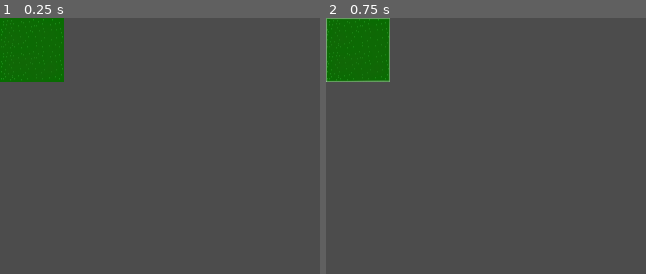
Above: before the commit, frames 1-2 (left to right).
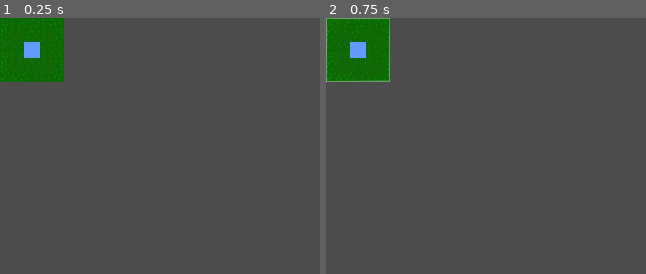
Above: after the commit, the same moments.

Repository: williamdual/GGJ2023
Game: Godot game, scene res://Scenes/water.tscn
Two runs of this game, one before a commit and one after it. Both use one fixed random seed, a clock stepped at 60 frames per second and the inputs below. The project has no main scene, so this scene is started directly.
Inputs (mouse positions are % of the whole screen's width and height, from its top left):
- Up to frame 1 (0.25 s): no input
- Up to frame 2 (0.75 s): tap Enter at 0.5 s; move the mouse to (5, 6) at 0.52 s; click (5, 6) at 0.67 s
The pictures show only the part of the screen within x 0-50%, y 0-50%; the shares and areas given below are measured in that part.

The runs differ from the first frame. In frame 1, 0.3% of the frame differs, in the area x 7-13%, y 9-16%; in frame 2, 0.3%.

Commit message:
highlight free

Diff:
--- a/Project/Scenes/Tile.tscn
+++ b/Project/Scenes/Tile.tscn
@@ -9,6 +9,11 @@
 
 [node name="Tile" type="Node2D"]
 script = ExtResource( 1 )
+
+[node name="GrassSprite" type="Sprite" parent="."]
+position = Vector2( 32.02, 32.02 )
+scale = Vector2( 0.999375, 0.999375 )
+texture = ExtResource( 2 )
 
 [node name="Sprite" type="Sprite" parent="."]
 position = Vector2( 32.02, 32.02 )
--- a/Project/Scenes/egg.tscn
+++ b/Project/Scenes/egg.tscn
@@ -9,6 +9,7 @@
 infantTexture = ExtResource( 1 )
 infantTileName = "egg"
 evolvedTileName = "bird"
+grown = true
 evolveName = PoolStringArray( "tree" )
 evolveRequiredAmounts = PoolIntArray( 1 )
 evolveRanges = PoolIntArray( 2 )
--- a/Project/Scenes/water.tscn
+++ b/Project/Scenes/water.tscn
@@ -11,3 +11,6 @@
 grown = true
 scoreName = PoolStringArray( "deer" )
 scoreGiven = PoolIntArray( 10 )
+
+[node name="Sprite" parent="." index="1"]
+texture = ExtResource( 2 )
--- a/Project/Scripts/Map.gd
+++ b/Project/Scripts/Map.gd
@@ -18,6 +18,12 @@
 
 # shows all tiles where elements can be placed
 func highlight_free():
+	for x in range(width):
+		for y in range(height):
+			print(tile_types[x][y].getName())
+			if tile_types[x][y].getName() == "Grass":
+				tile_types[x][y].highlight_on()
+
 	return
 
 # Called when the node enters the scene tree for the first time.
@@ -31,6 +37,7 @@
 #get type from clicked tile (from available tiles to place on board)
 func set_clicked(type):
 	clickedTile = type
+	#highlight free tiles
 	return
 
 
@@ -38,14 +45,19 @@
 func tile_placed(x,y,name):
 	var arrayx = x
 	var arrayy = y
+	var surroundingTiles : Array = []
 	x-=2
 	y-=2
 	for i in range(tileEffectRange*2):
 		for j in range(tileEffectRange*2):
 			if (x<0) or (x>= width) or (y<0) or (y >= height):
 				continue
-			tiles[x][y].new_tile_in_range(name, min(x,y))
+			tile_types[x][y].new_tile_in_range(name, min(abs(x),abs(y)))
+			#new tile gets affected too
+			tile_types[arrayx][arrayy].new_tile_in_range(name, min(abs(x), abs(y)))
+
 	clickedTile = ""
+	emit_signal("element_placed")
 	return #array
 
 
@@ -58,7 +70,6 @@
 			if (tilesInRange.has(tiles[x][y].getType())):
 				var elementType = tiles[x][y].getType()
 				tilesInRange[elementType] = tilesInRange[elementType] + 1
-
 	return tilesInRange
 
 func init_grid():
@@ -76,7 +87,7 @@
 	for x in range(width):
 		tile_types.append([])
 		for y in range(height):
-			var tile_to_add = Tile.instance()
+			var tile_to_add = load("res://Scenes/" + clickedTile + ".tscn").instance()
 			tile_to_add.position = grid[x][y]
 			tiles[x][y] = "Grass"
 			add_child(tile_to_add)
--- a/Project/Scripts/Tile.gd
+++ b/Project/Scripts/Tile.gd
@@ -6,9 +6,9 @@
 var grassTexture = "res://Sprites/Grass.png"
 var score = 0
 #state management
-export var infantTileName:String = "name"
-export var evolvedTileName:String = "name"
-var tileName
+export var infantTileName:String = "Grass"
+export var evolvedTileName:String = "Grass"
+var tileName = "Grass"
 export var grown = false
 var isGrass = false
 var hasElement = false
@@ -33,7 +33,7 @@
 #score for new element
 func _ready():
 	tileName = infantTileName
-	#$Sprite.texture = infantTexture
+	$Sprite.texture = infantTexture
 	add_to_group("Tiles")
 	if(isGrass):
 		$Sprite.texture = grassTexture
@@ -43,7 +43,7 @@
 func grow():
 	#need to unlock score
 	tileName = evolvedTileName
-	#$Sprite.texture = elementTexture
+	$Sprite.texture = elementTexture
 	grown = true
 	updateScore(score)
 	#tell game manager to add raffle if needed
@@ -89,9 +89,14 @@
 func getPos() -> Array:
 	return pos
 
+func highlight_off():
+	$Area2D/Hightlight.visible = false
+
+func highlight_on():
+	$Area2D/Hightlight.visible = true
 
 func _on_Area2D_mouse_entered():
-	$Area2D/Hightlight.visible = true
+	highlight_on()
 
 func _on_Area2D_mouse_exited():
-	$Area2D/Hightlight.visible = false
+	highlight_off()
